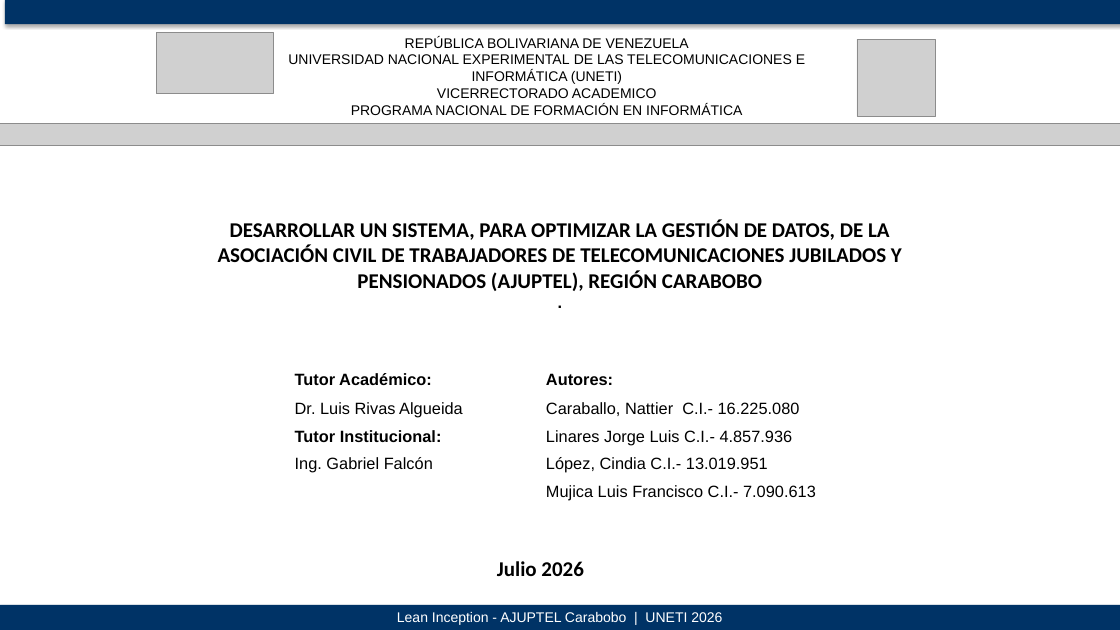
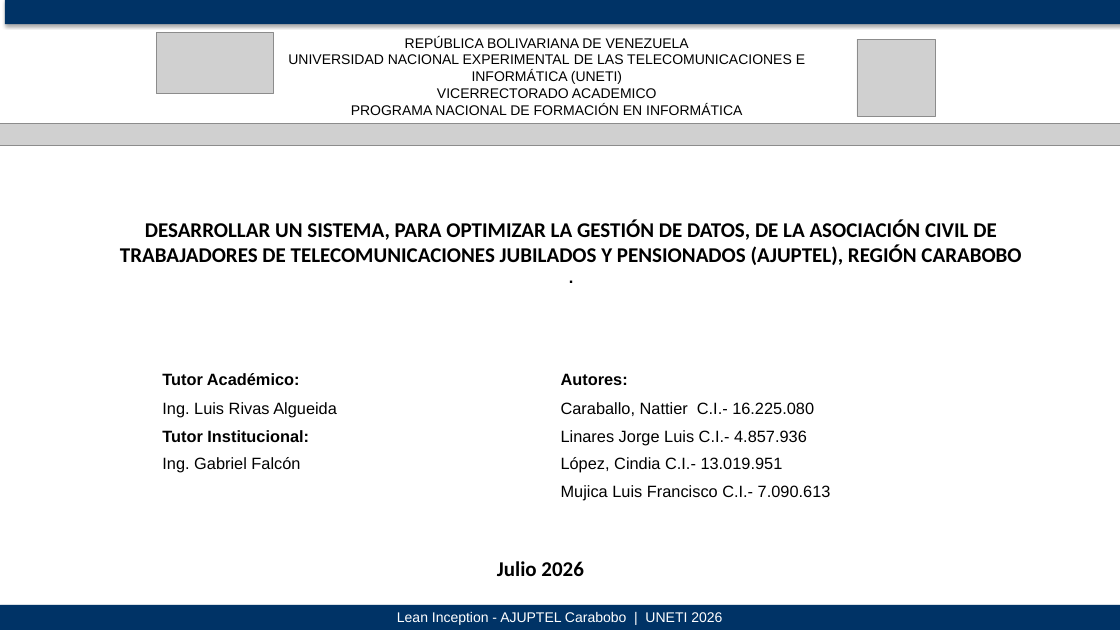
Before and after one commit to proyectoajuptel/ajuptel-portfolio, a slide deck: slide 1 of public/docs/fase1/lean_inception_ajuptel.pptx. Drawn at 1120x630 pixels with LibreOffice and Linux fonts; fonts in the diff are those of the drawing; grey boxes stand for pictures. Boxes give left, top, right and bottom in pixels: in the first picture for what was removed or moved away, otherwise in the second. Text is boxed around its words. In the diff, an @@ line names an element or a change of style, - is before the commit and + after.

```diff
--- a/public/docs/fase1/lean_inception_ajuptel.pptx
+++ b/public/docs/fase1/lean_inception_ajuptel.pptx
@@ text "DESARROLLAR UN SISTEMA, PARA OPTIMIZAR ..." rewrapped from (218, 220, 902, 291) to (120, 220, 1021, 265) @@
@@ table at (156, 361, 1033, 530) @@
-row 2, column 1: Dr. Luis Rivas Algueida / Tutor Institucional: / Ing. Gabriel Falcón
+row 2, column 1: Ing. Luis Rivas Algueida / Tutor Institucional: / Ing. Gabriel Falcón
@@ table: place and size @@
-table at (288, 361, 841, 508)
+table at (156, 361, 1033, 530)
```
Also in this commit, not shown: 4 other slides changed, 25 other files.
